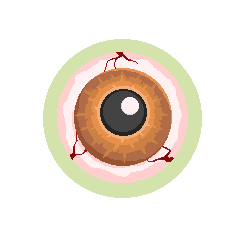
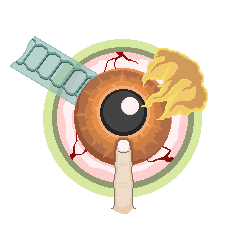
Layer changes from the first 246×246 image to the second:
added layer "Layer 12" above "Layer 11" over [111,140,136,209]
added layer "Layer 11" above "Layer 10 copy" over [141,48,208,120]
added layer "Layer 10 copy" above "Layer 10" over [16,39,93,97]
added layer "Layer 8" above "Layer 13" over [10,36,99,105]
painted on "Layer 4" over [113,137,137,214]
added layer "Layer 7" above "Layer 6" over [52,47,194,189]
painted on "Layer 6" over [43,39,202,198]
